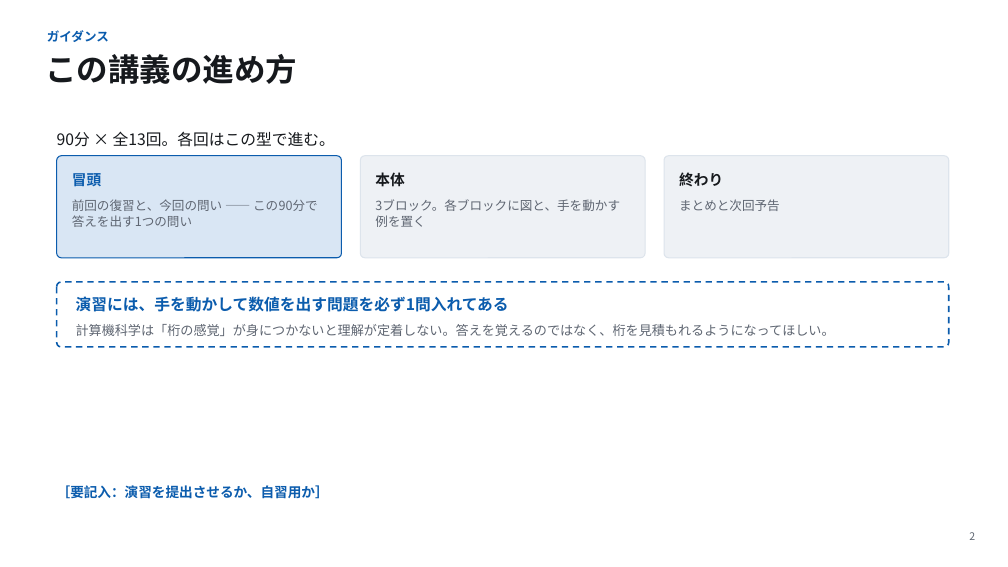
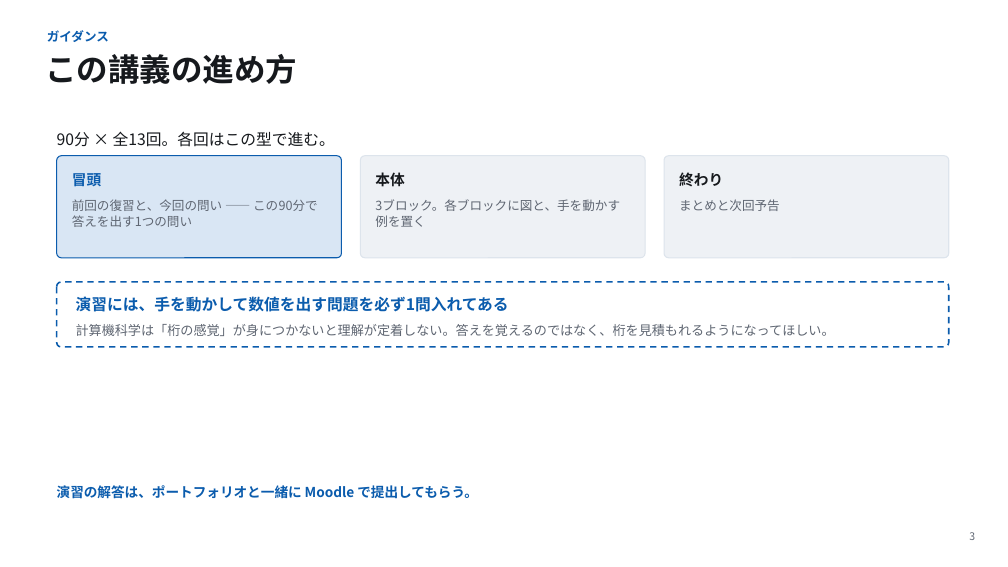
Before and after one commit to koide55/CompOutline, a slide deck: slide 3 of slides/第01回_計算とは何か.pptx (slide 2 before the commit). Drawn at 1008x567 pixels with LibreOffice and Linux fonts; fonts in the diff are those of the drawing. Boxes give left, top, right and bottom in pixels: in the first picture for what was removed or moved away, otherwise in the second. Text is boxed around its words. In the diff, an @@ line names an element or a change of style, - is before the commit and + after.

```diff
--- a/slides/第01回_計算とは何か.pptx
+++ b/slides/第01回_計算とは何か.pptx
@@ text at [57,485,478,499]: text changed @@
-［要記入：演習を提出させるか、自習用か］
+演習の解答は、ポートフォリオと一緒に Moodle で提出してもらう。
```
Also in this commit, not shown: 20 other slides changed, 2 slides added, 3 slides removed, 5 other files.
